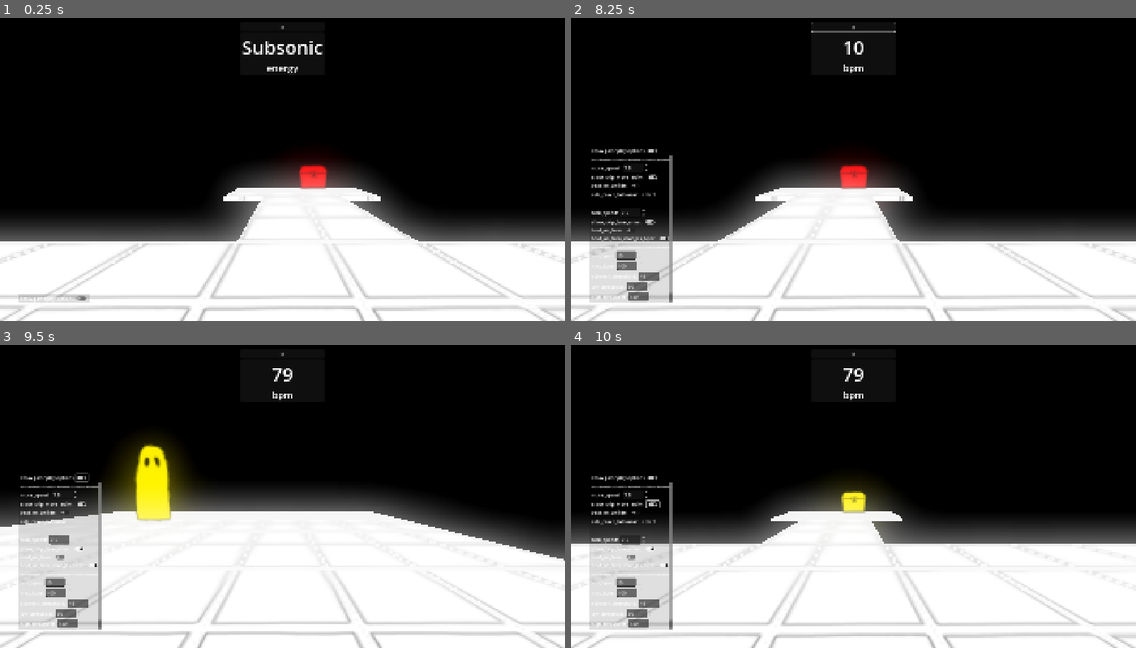
Above: before the commit, frames 1-4 (two rows, left to right).
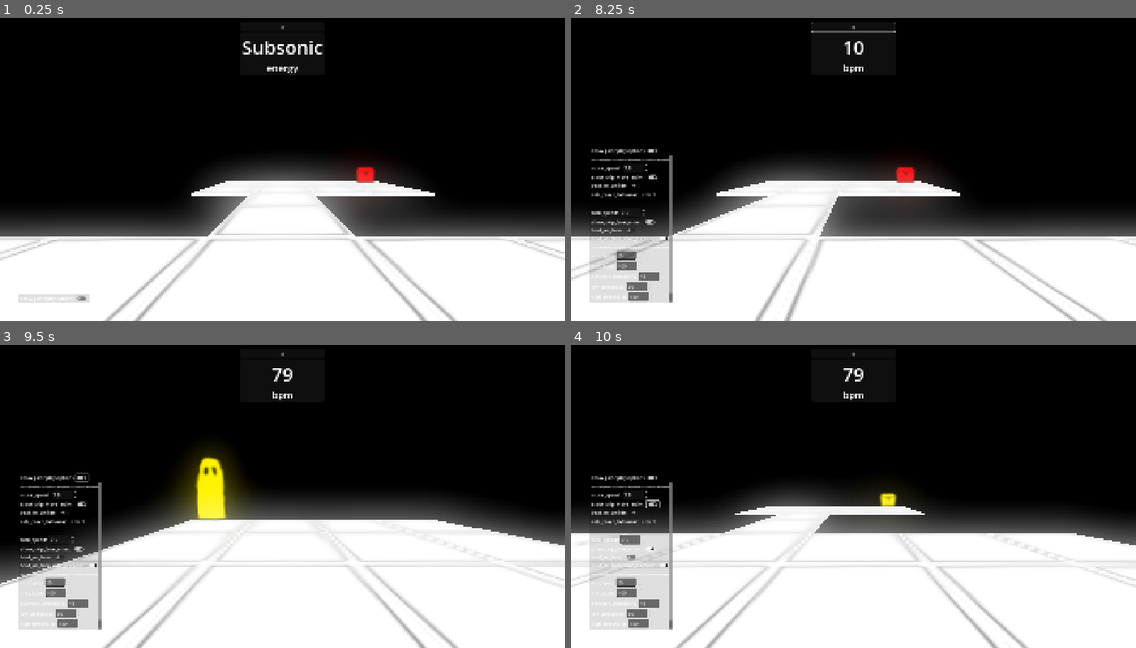
Above: after the commit, the same moments.

Repository: auroracub/dungeon-trance
Game: Godot game, scene res://dungeon/dungeon.tscn
The game is run twice, just before and just after one commit, with the same random seed, the same clock (stepped at 60 frames per second) and the same inputs.
Inputs (mouse positions are in pixels of both pictures, inside the frame that each line leads up to):
- Up to frame 1 (0.25 s): no input
- Up to frame 2 (8.25 s): click "<>" at 0.5 s; click (650, 299) at 1.25 s; click (650, 178) at 2 s; click (650, 178) at 2.75 s; click (650, 221) at 3.5 s; click (650, 221) at 4.25 s; click (638, 184) at 5 s; click "select" at 5.75 s; click (633, 230) at 6.5 s; click (667, 239) at 7.25 s; tap Enter at 8 s; hold Right (move_right) from 8.03 s (still down); hold Shift (dodge) from 8.03 s (still down)
- Up to frame 3 (9.5 s): tap Space at 8.75 s; release Right (move_right) at 8.78 s; release Shift (dodge) at 8.78 s; hold Down (move_backward) from 8.78 s (still down); tap Q (look_left) at 8.85 s
- Up to frame 4 (10 s): tap Enter at 9.5 s; release Down (move_backward) at 9.53 s; hold Right (move_right) from 9.53 s (still down); tap E (look_right) at 9.6 s

The runs differ from the first frame. In frame 1, 11% of the frame differs, in the area x 0-100%, y 47-100%; in frame 2, 12%; in frame 3, 16%, in the area x 0-100%, y 31-100%; in frame 4, 12%.

Commit message:
Fix tile shader
- Makes tile shader world-aligned at any scale

Diff:
--- a/dungeon/dungeon.gd
+++ b/dungeon/dungeon.gd
@@ -3,7 +3,7 @@
 
 ## tiles
 
-@export var tile_size := 1.0
+@export var tile_size := 2.0
 
 ## bpm
 
--- a/dungeon/dungeon.tscn
+++ b/dungeon/dungeon.tscn
@@ -27,7 +27,8 @@
 render_priority = 0
 shader = ExtResource("3_3tru8")
 shader_parameter/tile_mask_texture = ExtResource("4_v5yuf")
-shader_parameter/scale = Vector2(30, 30)
+shader_parameter/tile_size = 2.0
+shader_parameter/offset = Vector2(0, 0)
 
 [sub_resource type="ShaderMaterial" id="ShaderMaterial_ugyaa"]
 render_priority = 0
@@ -67,7 +68,7 @@
 [node name="GroundPolygon" type="CSGPolygon3D" parent="Rooms" unique_id=1337464014]
 transform = Transform3D(1, 0, 0, 0, -4.371139e-08, 1, 0, -1, -4.371139e-08, 0, 0, 0)
 use_collision = true
-polygon = PackedVector2Array(-7.5, -2.5, -1.5, -2.5, -1.5, -5.5, -2.5, -5.5, -2.5, -7.5, 1.5, -7.5, 1.5, -5.5, 0.5, -5.5, 0.5, -2.5, 7.5, -2.5, 7.5, 7.5, -4.5, 7.5, -4.5, 1.5, -7.5, 1.5)
+polygon = PackedVector2Array(-7, -3, -1, -3, -1, -7, -5, -7, -5, -11, 3, -11, 3, -7, 1, -7, 1, -3, 5, -3, 5, 5, -5, 5, -5, 1, -7, 1)
 depth = 0.1
 material = SubResource("ShaderMaterial_mxtxi")
 
@@ -77,7 +78,7 @@
 transform = Transform3D(-1, 0, -8.742278e-08, 0, 1, 0, 8.742278e-08, 0, -1, 0, 0, 0)
 
 [node name="Chest" parent="Entities" unique_id=2014936504 instance=ExtResource("6_3tru8")]
-transform = Transform3D(1, 0, 0, 0, 1, 0, 0, 0, 1, -1, 0.5, 7)
+transform = Transform3D(1, 0, 0, 0, 1, 0, 0, 0, 1, -4, 0.5, 10.20341)
 material_override = SubResource("ShaderMaterial_ugyaa")
 
 [node name="Ghost1" type="Sprite3D" parent="Entities" unique_id=310289695]
@@ -90,7 +91,7 @@
 energy_phases = Array[int]([2])
 
 [node name="Ghost2" type="Sprite3D" parent="Entities" unique_id=1499002351]
-transform = Transform3D(1, 0, 0, 0, 1, 0, 0, 0, 1, -6, 1, 1)
+transform = Transform3D(1, 0, 0, 0, 1, 0, 0, 0, 1, -6, 1, 2)
 material_override = SubResource("ShaderMaterial_yrjow")
 pixel_size = 0.0078
 billboard = 2
--- a/dungeon/shaders/tile_shader.gdshader
+++ b/dungeon/shaders/tile_shader.gdshader
@@ -3,12 +3,15 @@
 render_mode unshaded;
 
 uniform sampler2D tile_mask_texture: source_color;
-uniform vec2 scale = vec2(1.0);
-// uniform vec3 edge_color: source_color = vec3(0.0);
-// uniform vec3 tile_color: source_color = vec3(1.0);
+uniform float tile_size = 1.0;
+uniform vec2 offset = vec2(0.0);
 
 void fragment() {
-	// float tile_mask = texture(tile_mask_texture, fract(UV * scale)).r;
-	// ALBEDO = mix(edge_color, tile_color, tile_mask);
-	ALBEDO = texture(tile_mask_texture, fract(UV * scale)).rgb;
+	vec4 world = INV_VIEW_MATRIX * vec4(VERTEX, 1.0);
+	vec3 pos = world.xyz;
+	float half = tile_size * 0.5;
+
+	pos /= tile_size;
+
+	ALBEDO = texture(tile_mask_texture, fract(pos.xz + 0.5 + offset)).rgb;
 }
--- a/entities/player/player.tscn
+++ b/entities/player/player.tscn
@@ -7,7 +7,7 @@
 script = ExtResource("1_4flbx")
 
 [node name="Head" type="Node3D" parent="." unique_id=1357056651]
-transform = Transform3D(1, 0, 0, 0, 1, 0, 0, 0, 1, 0, 0.875, -0.2)
+transform = Transform3D(1, 0, 0, 0, 1, 0, 0, 0, 1, 0, 1, -0.2)
 
 [node name="Camera3D" type="Camera3D" parent="Head" unique_id=154479637]
 cull_mask = 1048573
